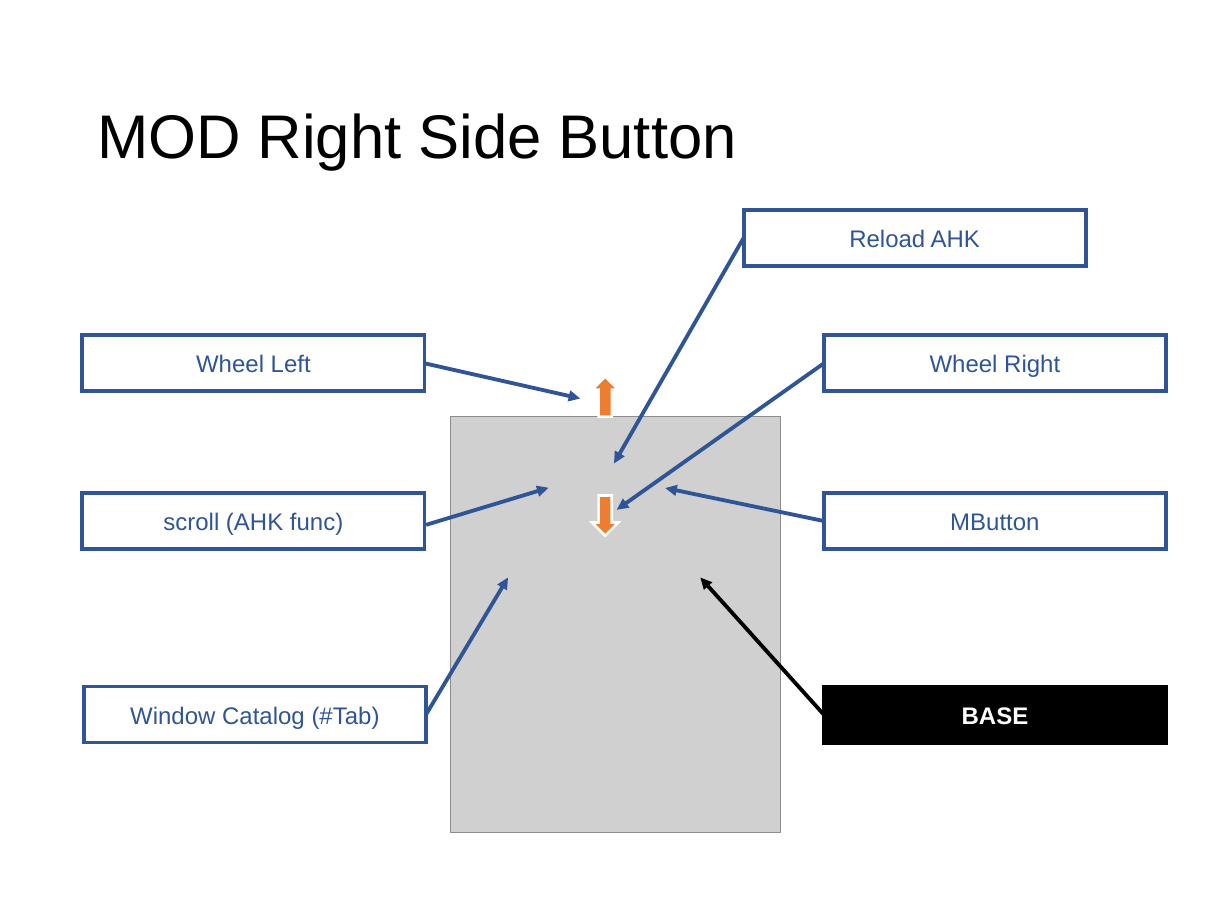
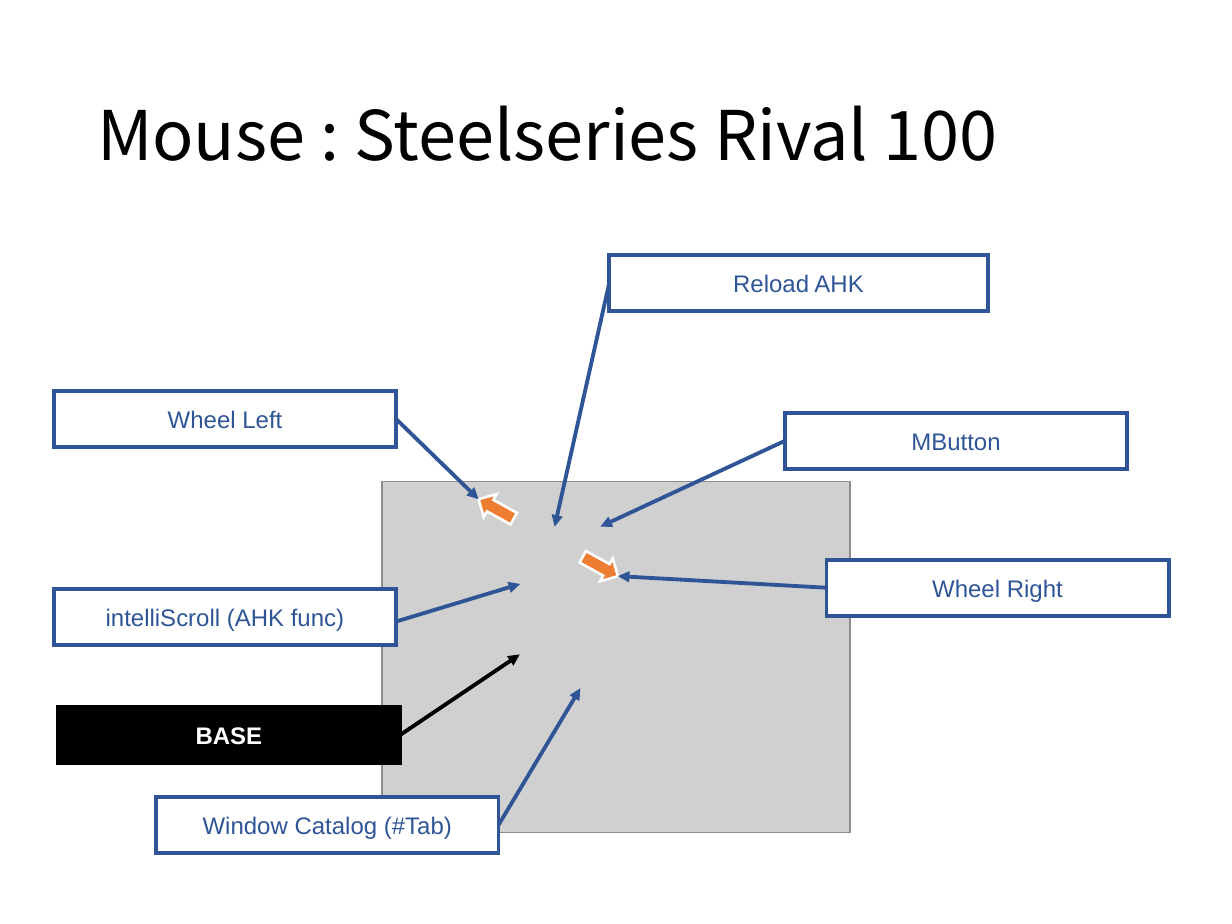
Before and after one commit to ittooo66/myAHK, a slide deck: slide 16 of MANUAL.pptx (slide 15 before the commit). Drawn at 1232x924 pixels with LibreOffice and Linux fonts; fonts in the diff are those of the drawing; grey boxes stand for pictures. Boxes give left, top, right and bottom in pixels: in the first picture for what was removed or moved away, otherwise in the second. Text is boxed around its words. In the diff, an @@ line names an element or a change of style, - is before the commit and + after.

```diff
--- a/MANUAL.pptx
+++ b/MANUAL.pptx
@@ title at [97,105,998,161]: text changed; size 36 to 40 pt; font Arial to Noto Sans CJK JP @@
-MOD Right Side Button
+Mouse : Steelseries Rival 100
@@ rectangle "Reload AHK": place and size @@
-rectangle "Reload AHK" at [744,209,1087,265]
+rectangle "Reload AHK" at [610,255,988,310]
@@ arrow moved from (744, 238) - (614, 463) to (610, 283) - (554, 526) @@
@@ rectangle "Wheel Left": place and size @@
-rectangle "Wheel Left" at [83,335,425,391]
+rectangle "Wheel Left" at [54,391,397,446]
@@ arrow moved from (425, 363) - (580, 398) to (397, 419) - (478, 499) @@
@@ rectangle "MButton": place and size @@
-rectangle "MButton" at [824,493,1167,548]
+rectangle "MButton" at [785,413,1127,468]
@@ arrow moved from (824, 363) - (617, 510) to (785, 441) - (600, 526) @@
@@ picture: place and size @@
-picture at [451,416,780,832]
+picture at [382,482,850,833]
@@ down arrow at [472,488,520,531]: rotation 180 to 118 degrees @@
@@ down arrow at [577,545,625,587]: rotation 0 to 298 degrees @@
@@ rectangle "Wheel Right": place and size @@
-rectangle "Wheel Right" at [824,335,1167,391]
+rectangle "Wheel Right" at [827,559,1169,615]
@@ rectangle "intelliScroll (AHK func)": place and size @@
-rectangle "intelliScroll (AHK func)" at [83,493,425,548]
+rectangle "intelliScroll (AHK func)" at [54,589,397,644]
@@ arrow moved from (426, 525) - (548, 488) to (398, 621) - (520, 584) @@
@@ arrow moved from (824, 521) - (665, 488) to (827, 588) - (618, 577) @@
@@ arrow removed from (824, 715) to (701, 578) @@
@@ text in rectangle at [106,608,344,631]: text changed @@
-scroll (AHK func)
+intelliScroll (AHK func)
@@ arrow added from (400, 736) to (520, 654), #000000 2.25 pt @@
@@ arrow moved from (426, 715) - (508, 578) to (499, 825) - (580, 689) @@
@@ rectangle "BASE": place and size @@
-rectangle "BASE" at [824,686,1167,742]
+rectangle "BASE" at [58,707,400,763]
@@ rectangle "Window Catalog (#Tab)": place and size @@
-rectangle "Window Catalog (#Tab)" at [84,686,426,742]
+rectangle "Window Catalog (#Tab)" at [156,797,499,853]
```
Also in this commit, not shown: 6 other slides changed.
